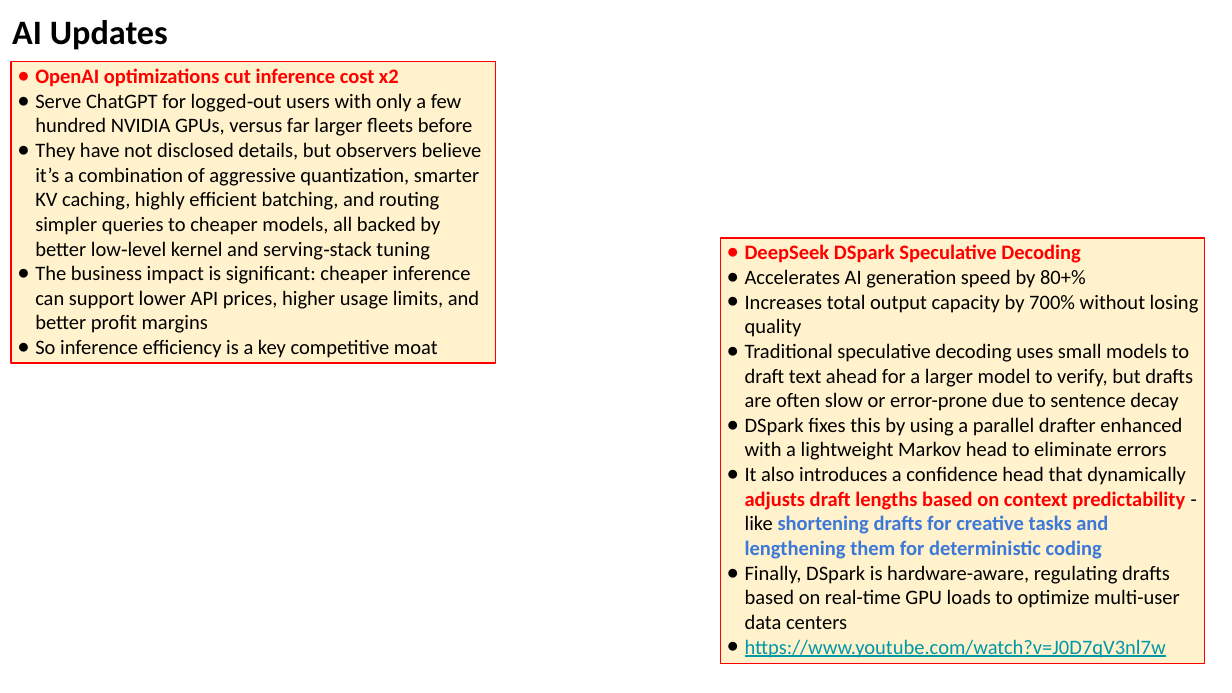
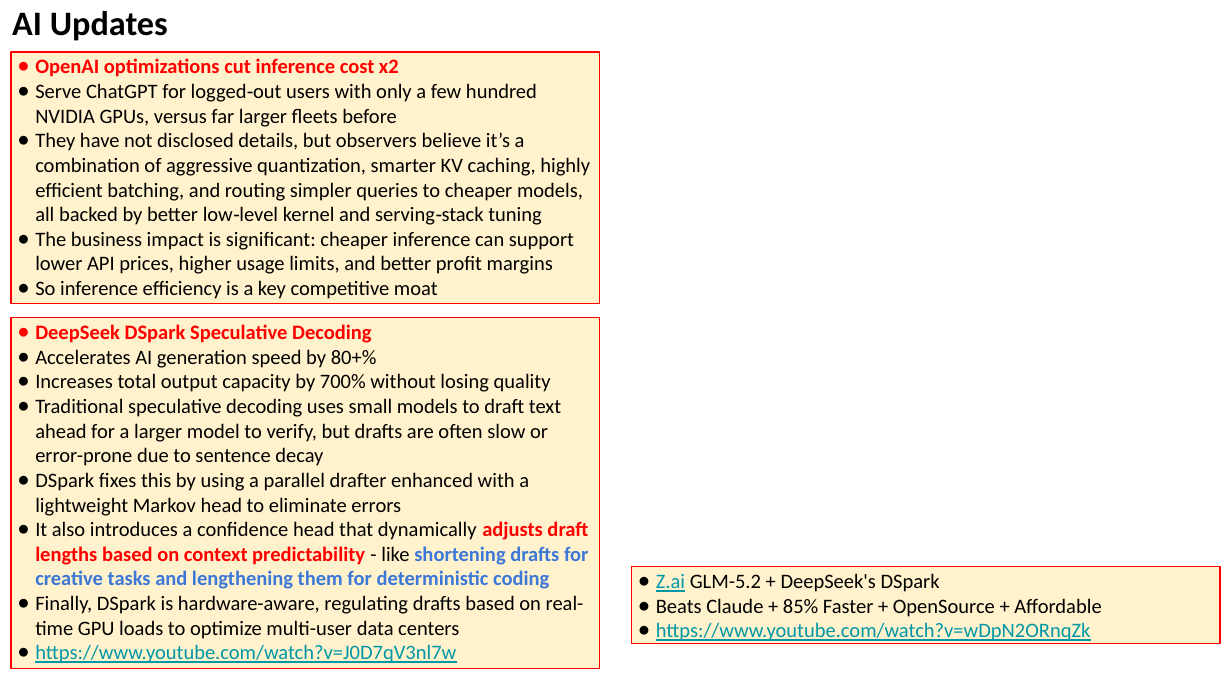
Before and after one commit to lselector/seminar, a slide deck: slide 5 of 2026/2026-07-10-AI-Updates.pptx (slide 3 before the commit). Drawn at 1232x693 pixels with LibreOffice and Linux fonts; fonts in the diff are those of the drawing. Boxes give left, top, right and bottom in pixels: in the first picture for what was removed or moved away, otherwise in the second. Text is boxed around its words. In the diff, an @@ line names an element or a change of style, - is before the commit and + after.

```diff
--- a/2026/2026-07-10-AI-Updates.pptx
+++ b/2026/2026-07-10-AI-Updates.pptx
@@ text "AI Updates": place and size @@
-text "AI Updates" at bbox=[12, 20, 168, 50]
+text "AI Updates" at bbox=[12, 11, 168, 41]
@@ rectangle "OpenAI optimizations cut inference cost ...": place and size @@
-rectangle "OpenAI optimizations cut inference cost ..." at bbox=[11, 62, 495, 362]
+rectangle "OpenAI optimizations cut inference cost ..." at bbox=[11, 52, 600, 303]
@@ rectangle "DeepSeek DSpark Speculative Decoding": place and size @@
-rectangle "DeepSeek DSpark Speculative Decoding" at bbox=[721, 238, 1205, 663]
+rectangle "DeepSeek DSpark Speculative Decoding" at bbox=[11, 318, 600, 669]
@@ rectangle added at bbox=[632, 567, 1221, 644], fill #FFF2CC, outline #FF0000 0.75 pt, 12 pt, text #000000 @@
+● Z.ai GLM-5.2 + DeepSeek's DSpark
+● Beats Claude + 85% Faster + OpenSource + Affordable
+● https://www.youtube.com/watch?v=wDpN2ORnqZk
```
Also in this commit, not shown: 10 other slides changed, 11 slides added.
